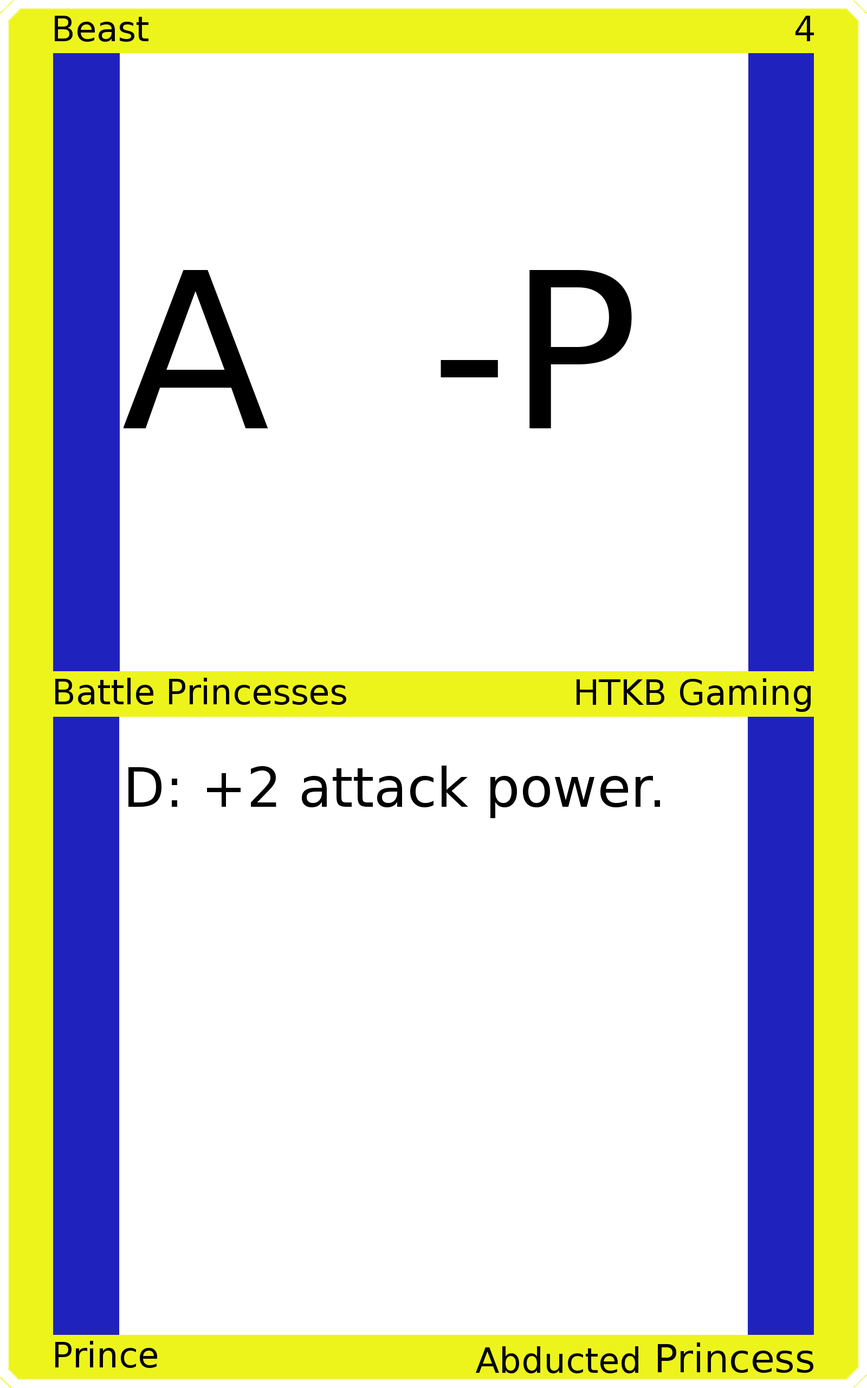
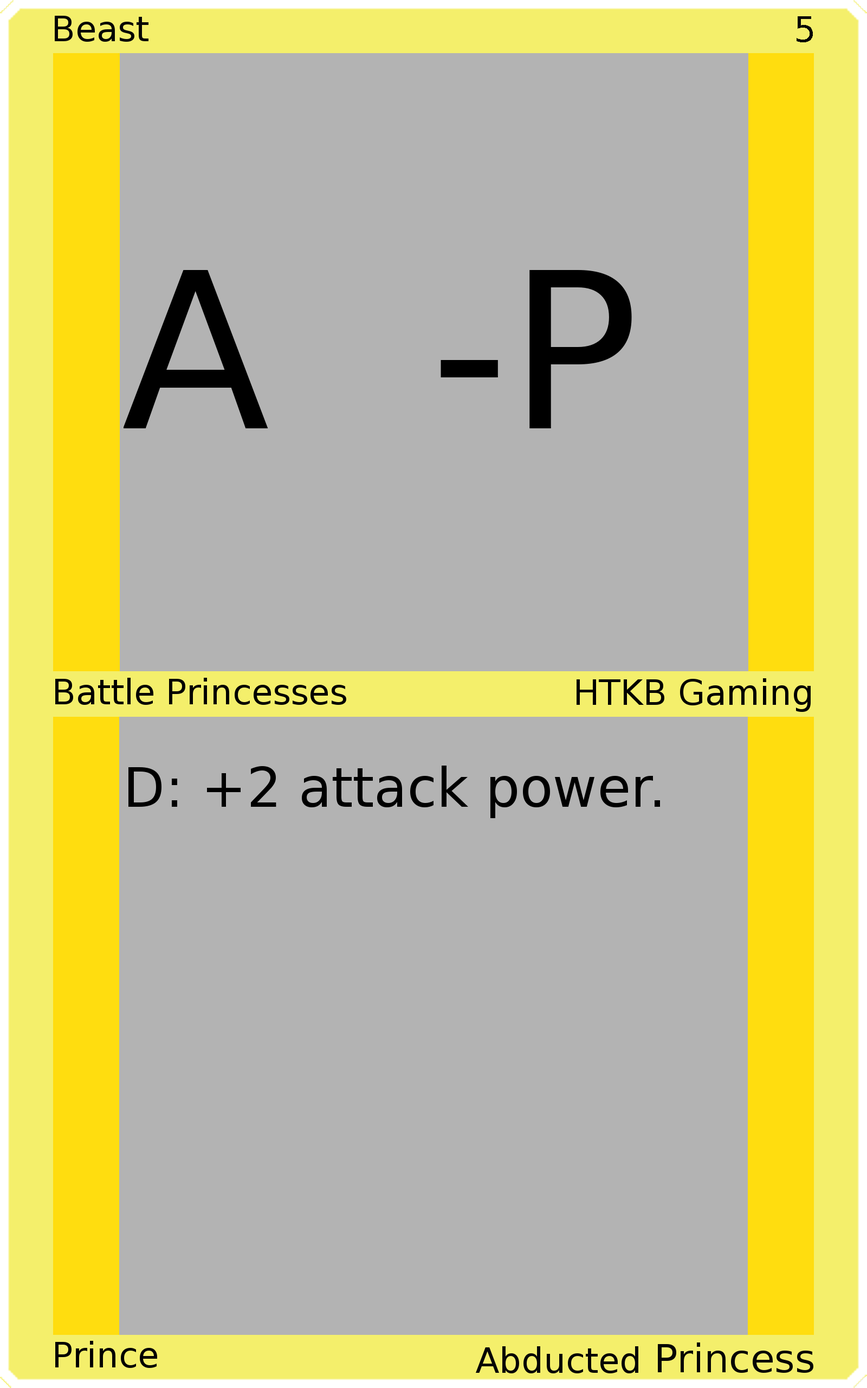
Revision of a layered 867px x 1388px image; what changed, layer by layer:
painted on "Upper Right" over (795, 15, 815, 43)
painted on "Border" over (0, 0, 867, 1388)
painted on "Top Background" over (119, 52, 749, 673)
painted on "Bottom Background" over (119, 715, 748, 1336)
painted on "Background" over (35, 35, 832, 1352)
